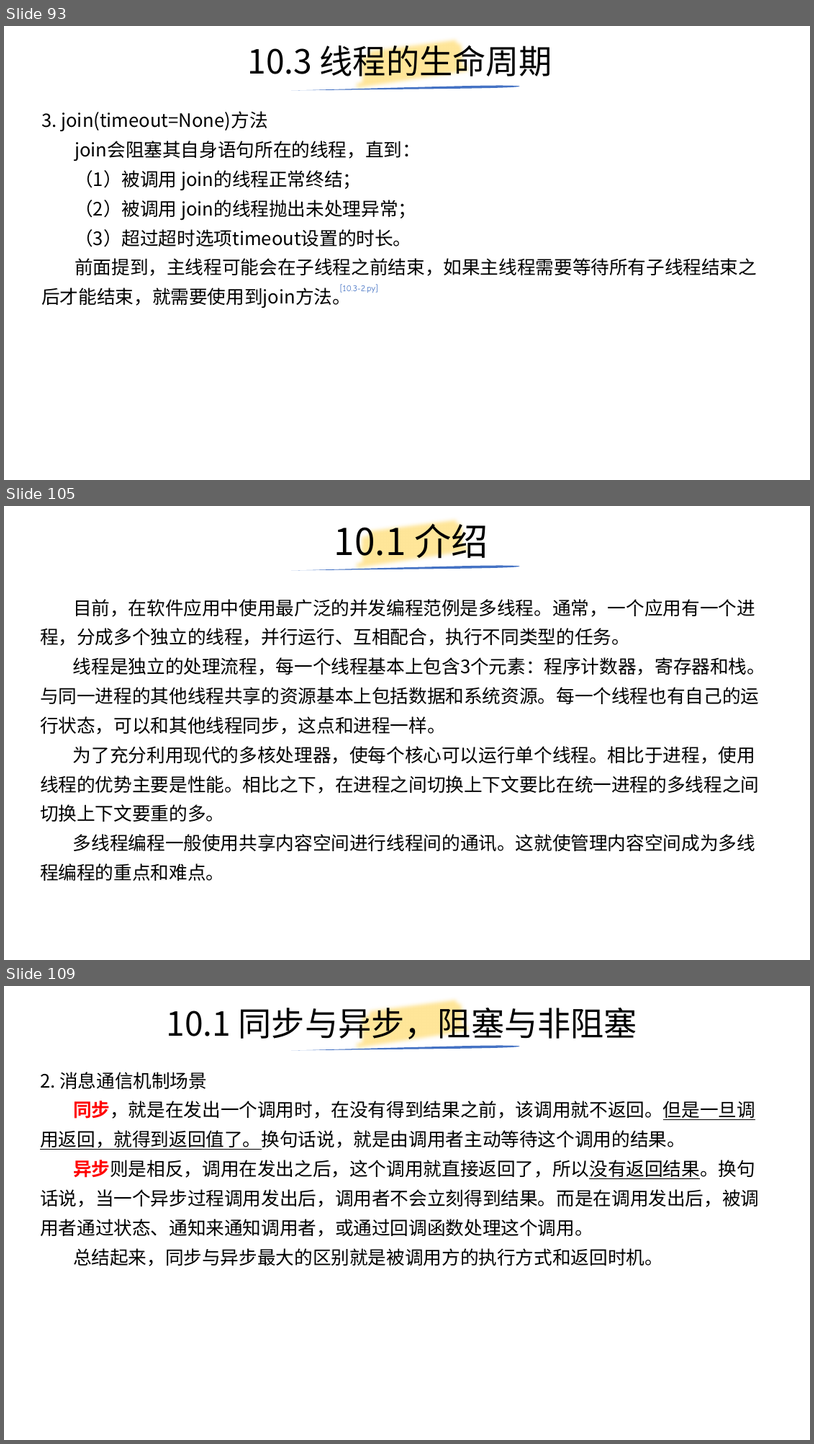
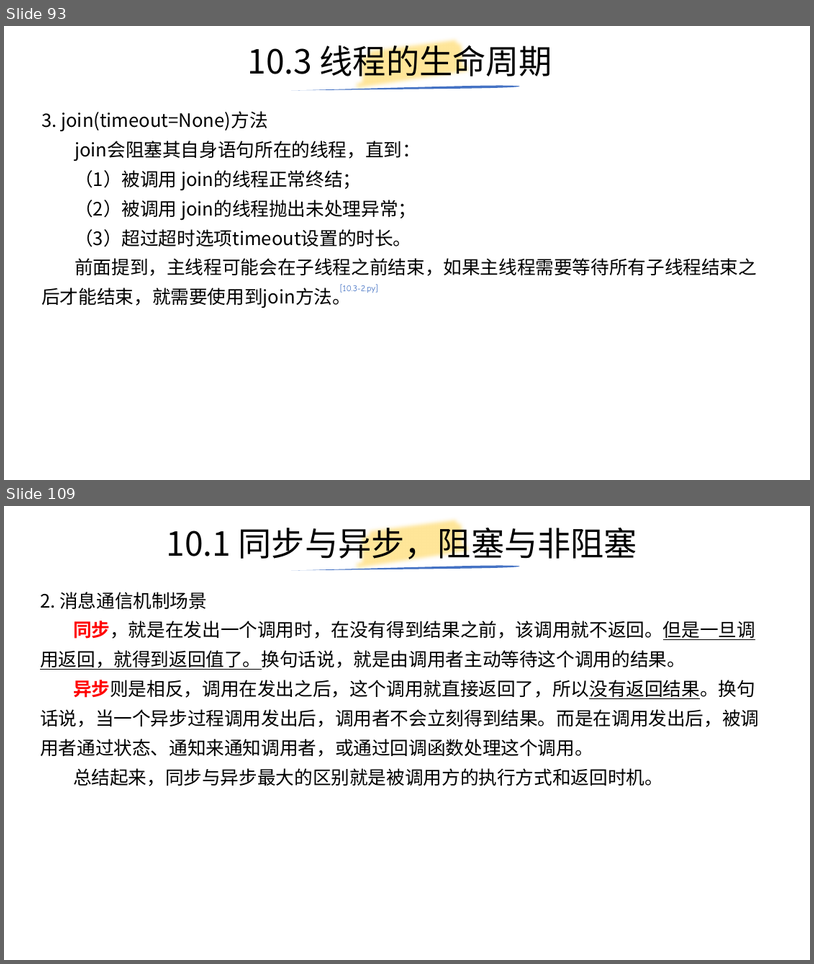
Before and after one commit to yiwenliu/CorePython, a slide deck: PPT/CorePython.pptx. Shown one above the other, each under a label of ours: slides 93, 105 and 109 before the commit, slides 93 and 109 after it; the slides between them are not shown. The pictures are 814x1444 and 814x964 pixels, drawn with LibreOffice and Linux fonts; fonts in the diff are those of the drawing. Boxes give left, top, right and bottom in pixels: in the first picture for what was removed or moved away, otherwise in the second. Text is boxed around its words. In the diff, an @@ line names an element or a change of style, - is before the commit and + after.

```diff
--- a/PPT/CorePython.pptx
+++ b/PPT/CorePython.pptx
@@ slide 105 removed at [4, 506, 810, 960], background #FFFFFF @@
@@ title removed at [334, 518, 489, 564] @@
-10.1 介绍
@@ freeform shape removed at [352, 506, 476, 586] @@
@@ freeform shape removed at [291, 565, 520, 570] @@
@@ text removed at [40, 599, 766, 880] @@
-目前，在软件应用中使用最广泛的并发编程范例是多线程。通常，一个应用有一个进程，分成多个独立的线程，并行运行、互相配合，执行不同类型的任务。
-线程是独立的处理流程，每一个线程基本上包含3个元素：程序计数器，寄存器和栈。与同一进程的其他线程共享的资源基本上包括数据和系统资源。每一个线程也有自己的运行状态，可以和其他线程同步，这点和进程一样。
-为了充分利用现代的多核处理器，使每个核心可以运行单个线程。相比于进程，使用线程的优势主要是性能。相比之下，在进程之间切换上下文要比在统一进程的多线程之间切换上下文要重的多。
-多线程编程一般使用共享内容空间进行线程间的通讯。这就使管理内容空间成为多线程编程的重点和难点。
```
Also in this commit, not shown: 24 slides changed, 5 slides added, 4 other slides removed, 12 other files.
